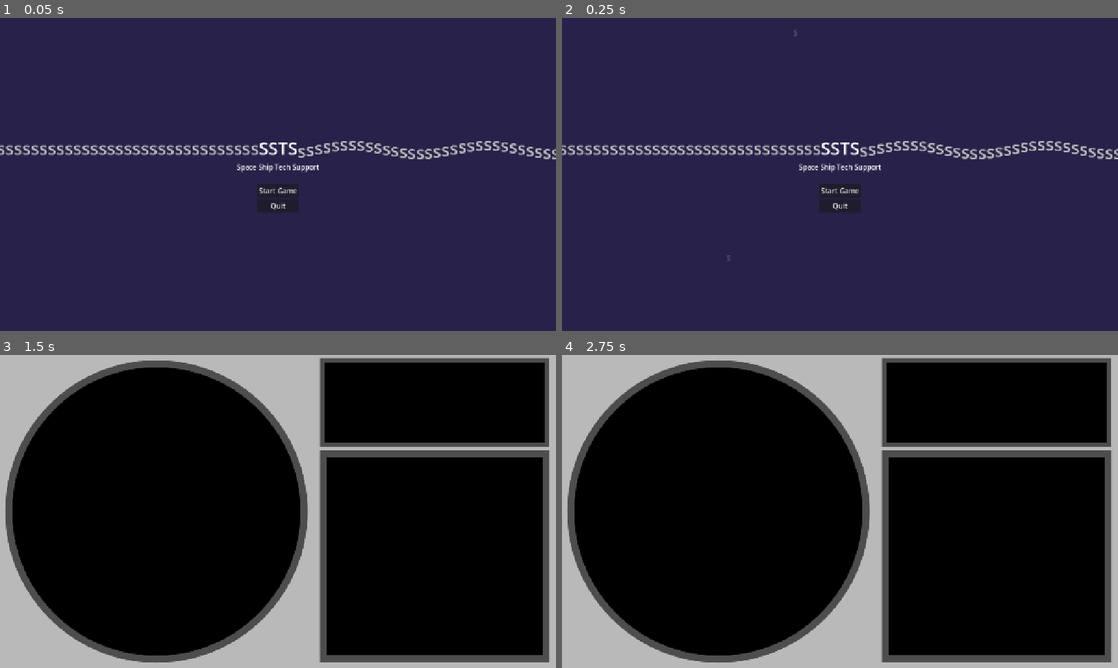
Above: before the commit, frames 1-4 (two rows, left to right).
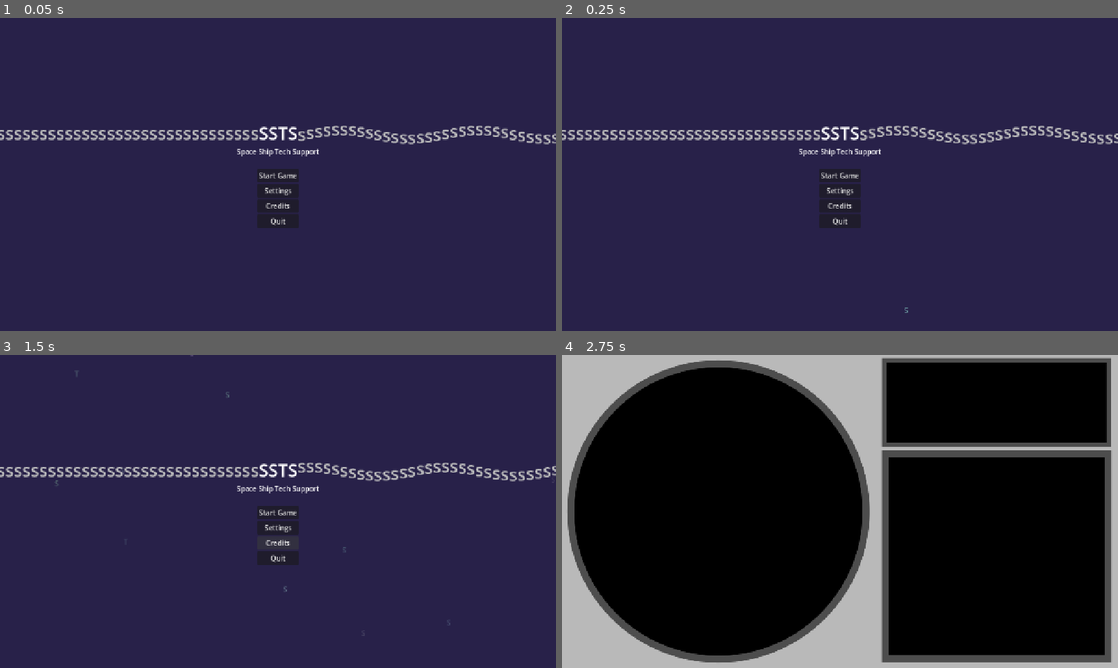
Above: after the commit, the same moments.

Repository: MisterIXI/godot-wildjam-98
Game: Godot game, scene res://scenes/main_menu/main_menu.tscn
Same seed, same stepped clock (60 frames per second), same inputs: the game is played once before the commit and once after it.
Inputs (mouse positions are in pixels of both pictures, inside the frame that each line leads up to):
- Up to frame 1 (0.05 s): no input
- Up to frame 2 (0.25 s): no input
- Up to frame 3 (1.5 s): click (278, 527) at 0.5 s, where only the run after the commit has a clickable "Settings"; click (278, 542) at 1.25 s, where only the run after the commit has a clickable "Credits"
- Up to frame 4 (2.75 s): click (840, 511) at 2 s, where only the run after the commit has a clickable "Start Game"

The runs differ from the first frame. In frame 1, 5.0% of the frame differs, in the area x 0-100%, y 34-68%; in frame 2, 5.0%; in frame 3, 100%, in the area x 0-100%, y 0-100%; in frame 4, nothing differs.

Commit message:
main menu: unnecessary improvements

Diff:
--- a/space-ship-support/scenes/main_menu/background_anim.gd
+++ b/space-ship-support/scenes/main_menu/background_anim.gd
@@ -1,14 +1,19 @@
 class_name BackgroundAnim extends Control
 
-
 @export var active: bool = true
+@export var vert_movement: int = 400
 @export_range(0.05, 5.0) var frequency: float = 0.5
 @export_range(0.1, 8.0) var lifetime: float = 1.0
+@export_range(0, 0.75) var variance: float = 0.25
+
+var min_variance: float = 1.0
+var max_variance: float = 1.0
 
 
 func _ready() -> void:
 	start_spawn_timer()
-
+	min_variance = 1 - variance
+	max_variance = 1 / min_variance
 
 func start_spawn_timer() -> void:
 	if (!active):
@@ -18,21 +23,36 @@
 	timer.timeout.connect(spawn_label)
 
 func spawn_label() -> void:
-	var pos: Vector2 = Vector2(randf_range(0.0, get_viewport_rect().size.x), randf_range(0.0, get_viewport_rect().size.y))
+	var used_vert_movement: int = randi_range(vert_movement * min_variance, vert_movement * max_variance)
+	var pos: Vector2 = Vector2(randf_range(0.0, get_viewport_rect().size.x), randf_range(0.0, get_viewport_rect().size.y + (used_vert_movement * 0.9)))
+
 	var label: Label = Label.new()
-	label.modulate = Color.DIM_GRAY
+	var color: Color = Color("#667788")
+	color.h = clampf(randf_range(color.h * min_variance, color.h * max_variance), 0.0, 1.0)
+	color.s = clampf(randf_range(color.s * min_variance, color.s * max_variance), 0.0, 1.0)
+	color.v = clampf(randf_range(color.v * min_variance, color.v * max_variance), 0.0, 1.0)
+	label.modulate = color
 	label.global_position = pos
 	label.text = "S" if randf() < 0.9 else "T"
 	add_child(label)
 
 	var tween: Tween = get_tree().create_tween().set_parallel(true)
-	var this_lifetime = randf_range(lifetime * 0.75, lifetime * 1.25)
+	var this_lifetime = randf_range(lifetime * min_variance, lifetime * max_variance)
 	tween.tween_property(label, "modulate:a", 0.0, this_lifetime * 0.95)
-	tween.tween_property(label, "global_position", Vector2(pos.x, pos.y - 400), this_lifetime)
+	tween.tween_property(label, "global_position", Vector2(pos.x, pos.y - vert_movement), this_lifetime)
+
+	if (label.text == "S" && randf() > 0.7):
+		tween.tween_method(tween_letter.bind(label, "S", "T"), 0.0, 1.5, this_lifetime)
+
+	if (label.text == "T" && randf() > 0.7):
+		tween.tween_method(tween_letter.bind(label, "T", "S"), 0.0, 1.5, this_lifetime)
 
 	tween.finished.connect(queue_free_label.bind(label))
 
 	start_spawn_timer()
 
+func tween_letter(progress: float, label: Label, start_letter: String, swap_letter: String) -> void:
+	label.text = start_letter if (progress < 0.5 || progress > 0.75) else swap_letter
+
 func queue_free_label(label: Label) -> void:
 	label.queue_free()
--- a/space-ship-support/scenes/main_menu/main_menu.gd
+++ b/space-ship-support/scenes/main_menu/main_menu.gd
@@ -11,3 +11,11 @@
 
 func _on_quit_button_pressed() -> void:
 	get_tree().quit()
+
+
+func _on_settings_button_pressed() -> void:
+	pass # Replace with function body.
+
+
+func _on_credits_button_pressed() -> void:
+	pass # Replace with function body.
--- a/space-ship-support/scenes/main_menu/main_menu.tscn
+++ b/space-ship-support/scenes/main_menu/main_menu.tscn
@@ -21,8 +21,8 @@
 grow_horizontal = 2
 grow_vertical = 2
 script = ExtResource("2_0ebjn")
-frequency = 0.10600000000000001
-lifetime = 1.9300000000000002
+frequency = 0.106
+lifetime = 1.93
 
 [node name="ColorRect" type="ColorRect" parent="Background" unique_id=1403578053]
 layout_mode = 1
@@ -55,7 +55,7 @@
 layout_mode = 2
 theme_override_font_sizes/normal_font_size = 40
 bbcode_enabled = true
-text = "[center][color=gray]ssssssssssssssssssssssssssssssssssssssssssssssssss[/color]SSTS[color=gray][wave amp=100 freq=1]ssssssssssssssssssssssssssssssssssssssssssssssssss[/wave][/color][/center]"
+text = "[center][color=gray]sssssssssssssssssssssssssssssssssss[/color]SSTS[color=gray][wave amp=100 freq=1]sssssssssssssssssssssssssssssssssss[/wave][/color][/center]"
 fit_content = true
 autowrap_mode = 0
 
@@ -73,9 +73,19 @@
 layout_mode = 2
 text = "Start Game"
 
+[node name="SettingsButton" type="Button" parent="VBoxContainer/VBoxContainer2" unique_id=2032212149]
+layout_mode = 2
+text = "Settings"
+
+[node name="CreditsButton" type="Button" parent="VBoxContainer/VBoxContainer2" unique_id=1310223063]
+layout_mode = 2
+text = "Credits"
+
 [node name="QuitButton" type="Button" parent="VBoxContainer/VBoxContainer2" unique_id=1108162412]
 layout_mode = 2
 text = "Quit"
 
 [connection signal="pressed" from="VBoxContainer/VBoxContainer2/StartButton" to="." method="_on_start_button_pressed"]
+[connection signal="pressed" from="VBoxContainer/VBoxContainer2/SettingsButton" to="." method="_on_settings_button_pressed"]
+[connection signal="pressed" from="VBoxContainer/VBoxContainer2/CreditsButton" to="." method="_on_credits_button_pressed"]
 [connection signal="pressed" from="VBoxContainer/VBoxContainer2/QuitButton" to="." method="_on_quit_button_pressed"]
